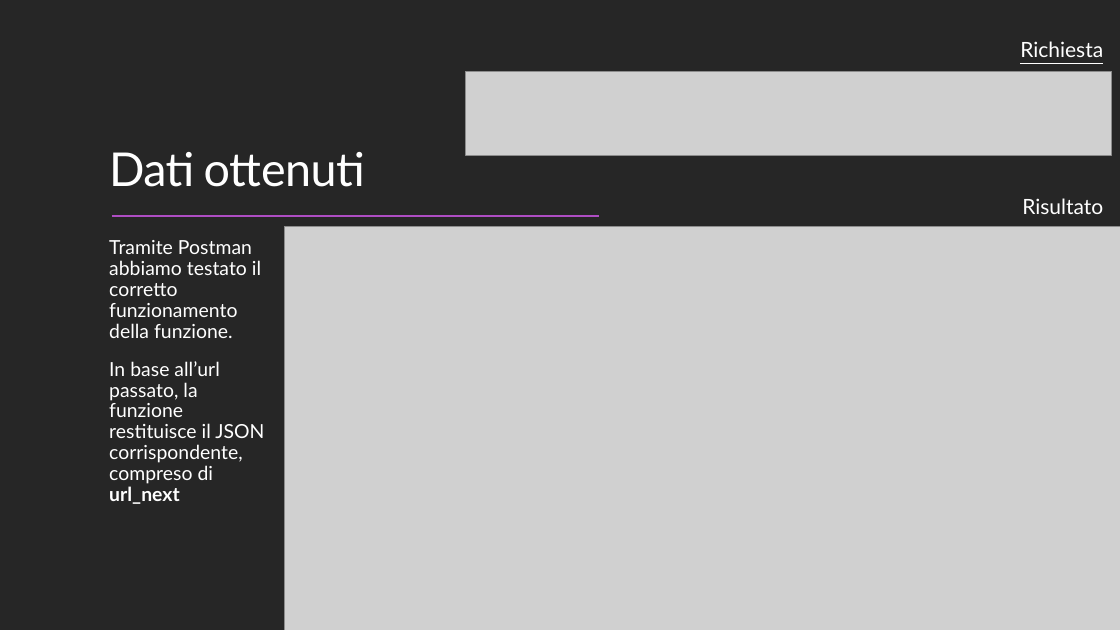
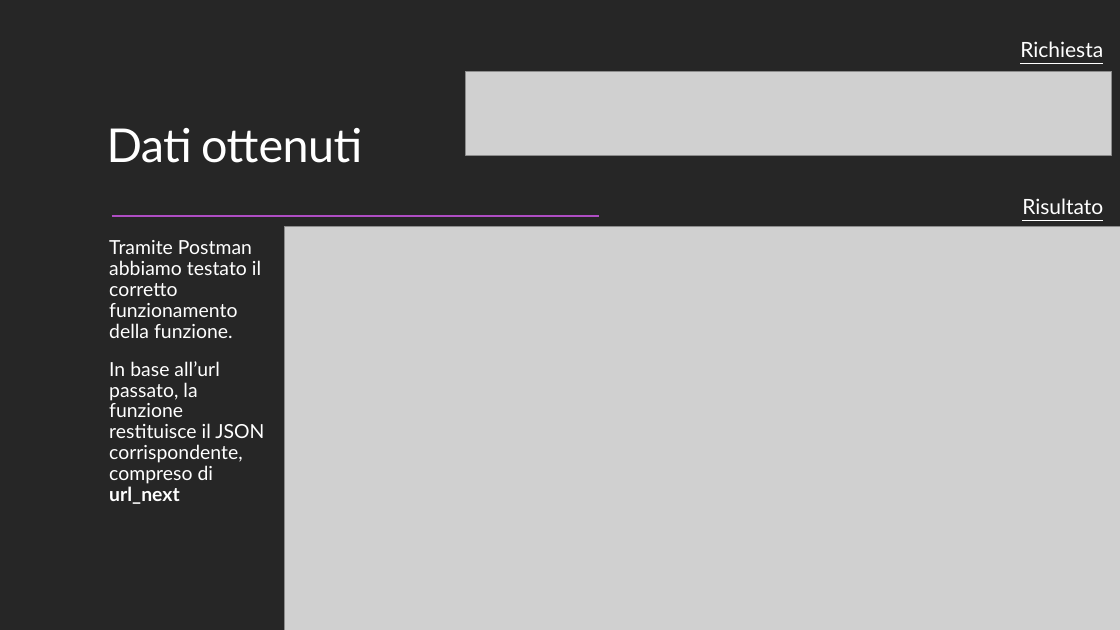
Before and after one commit to PirottaNicola/TC-Mproject_Boffelli_Pirotta, a slide deck: slide 14 of Preparation files/MyTEDx_Presentazione.pptx. Drawn at 1120x630 pixels with LibreOffice and Linux fonts; fonts in the diff are those of the drawing; grey boxes stand for pictures. Boxes give left, top, right and bottom in pixels: in the first picture for what was removed or moved away, otherwise in the second. Text is boxed around its words. In the diff, an @@ line names an element or a change of style, - is before the commit and + after.

```diff
--- a/Preparation files/MyTEDx_Presentazione.pptx
+++ b/Preparation files/MyTEDx_Presentazione.pptx
@@ title "Dati ottenuti": place and size @@
-title "Dati ottenuti" at <box>109,152,365,187</box>
+title "Dati ottenuti" at <box>107,128,362,163</box>
@@ text "Risultato" at <box>1022,198,1103,214</box>: underline on @@
```
Also in this commit, not shown: 1 other slide changed, 1 slide added, 2 other files.
